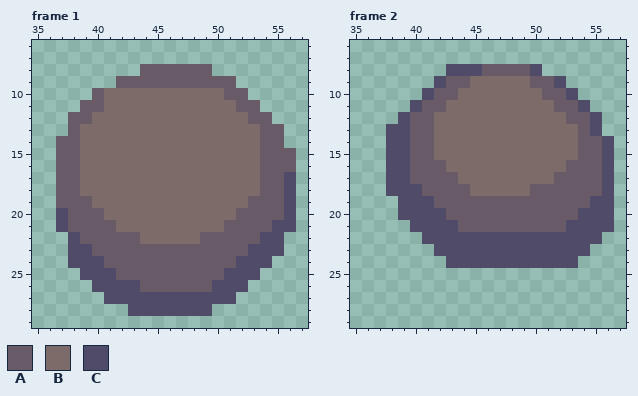
One commit to this pixel-art file: characters/enemy/paroot_boss/parootboss_death_pieces.aseprite. Above, as it was before the edit.
96x32 pixels, 5 frames. Shown: frame 1: x 35..57, y 6..29; frame 2: x 35..57, y 6..29. The commit also changed other frames, which this record leaves out.
Palette (. is transparent): A #695a67  B #7c6b68  C #504b68
Pixels before, frame 1, first column x 37:
 8 .......AAAAAA.......
 9 .....AAAAAAAAAA.....
10 ...ABBBBBBBBBBAA....
11 ..AABBBBBBBBBBBAA...
12 .AABBBBBBBBBBBBBAA..
13 .ABBBBBBBBBBBBBBBAA.
14 AABBBBBBBBBBBBBBBAA.
15 AABBBBBBBBBBBBBBBAAA
16 AABBBBBBBBBBBBBBBAAA
17 AABBBBBBBBBBBBBBBAAC
18 AABBBBBBBBBBBBBBBAAC
19 AAABBBBBBBBBBBBBAAAC
20 CAAABBBBBBBBBBBAAAAC
21 CAAAABBBBBBBBBAAAACC
22 .CAAAAABBBBBAAAAACC.
23 .CCAAAAAAAAAAAAACCC.
24 .CCCAAAAAAAAAAACCC..
25 ..CCCAAAAAAAAACCC...
26 ...CCCCAAAAAACCC....
27 ....CCCCCCCCCCC.....
28 ......CCCCCCC.......
Pixels before, frame 2, first column x 38:
 8 .....CCCAAAAC......
 9 ....CAABBBBBAAC....
10 ...CAABBBBBBBAAC...
11 ..CAABBBBBBBBBAAC..
12 .CAABBBBBBBBBBBAAC.
13 CCAABBBBBBBBBBBBAC.
14 CCAABBBBBBBBBBBBAAC
15 CCAABBBBBBBBBBBBAAC
16 CCAAABBBBBBBBBBAAAC
17 CCAAAABBBBBBBBAAAAC
18 CCCAAAABBBBBAAAAAAC
19 .CCCAAAAAAAAAAAAACC
20 .CCCCAAAAAAAAAAACCC
21 ..CCCCAAAAAAAAACCCC
22 ...CCCCCCCCCCCCCCC.
23 ....CCCCCCCCCCCCC..
24 .....CCCCCCCCCCC...
After:
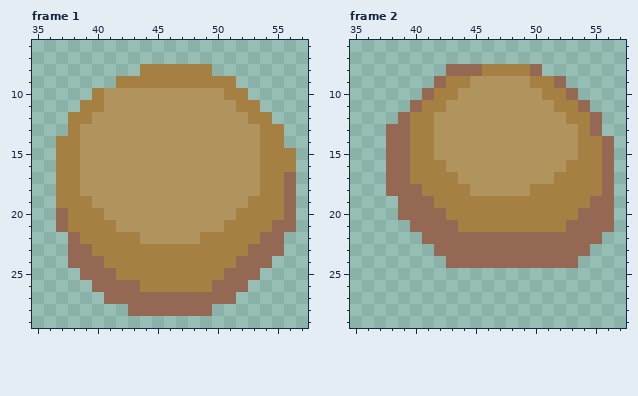
Changes in this commit:
{"colour":"A","old":"#695a67","new":"#a68043"}
{"colour":"B","old":"#7c6b68","new":"#b1945d"}
{"colour":"C","old":"#504b68","new":"#946852"}
{"label":"changed","picture_box":[56,64,296,316]}
{"label":"changed","picture_box":[386,64,614,268]}
